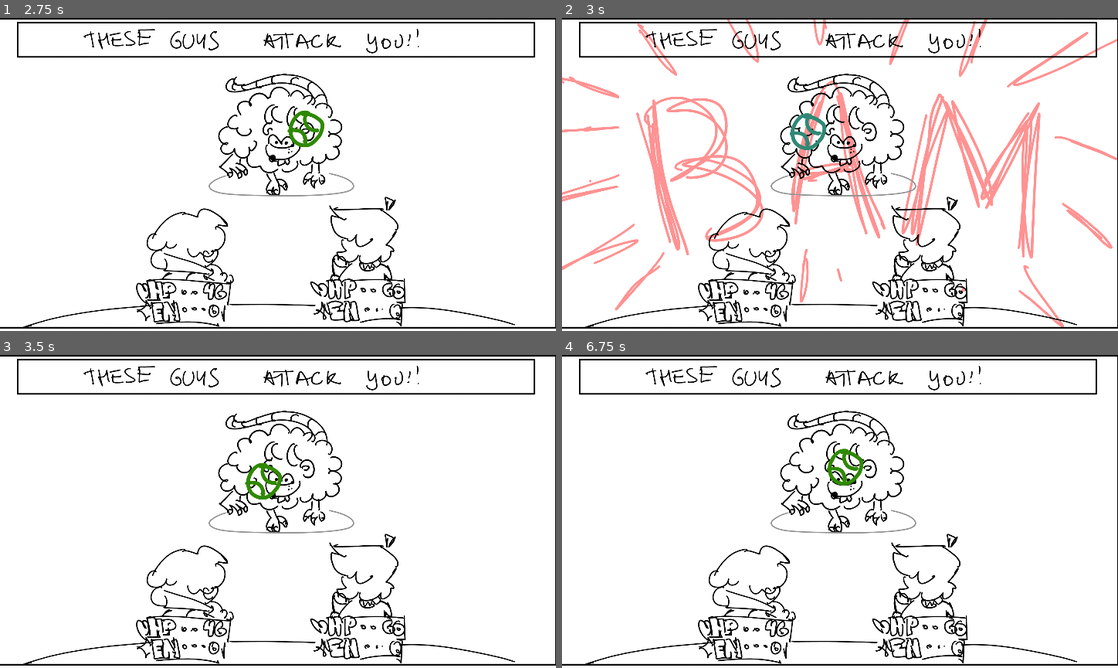
Above: before the commit, frames 1-4 (two rows, left to right).
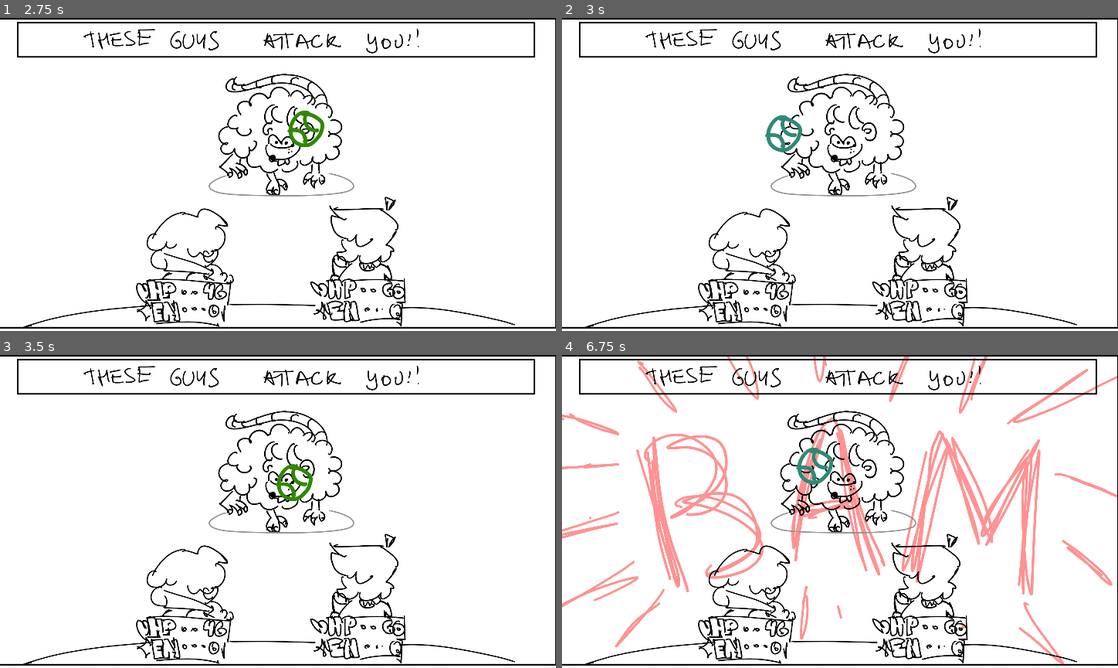
Above: after the commit, the same moments.

Repository: mrpedrobraga/dreamtone_prototypes
Game: Godot game, scene res://BattleScene.tscn
Same seed, same stepped clock (60 frames per second), same inputs: the game is played once before the commit and once after it.
Inputs:
- Up to frame 1 (2.75 s): tap Z (OK) at 0.6, 1.35, 2.1 s
- Up to frame 2 (3 s): tap Z (OK) at 2.85 s
- Up to frame 3 (3.5 s): no input
- Up to frame 4 (6.75 s): tap Z (OK) every 0.75 s from 3.6 to 6.6 s

Frame 1 is identical in both runs. In frame 2, 10% of the frame differs, in the area x 0-100%, y 0-99%; in frame 3, 0.6%; in frame 4, 10%.

Commit message:
feat: Some tiny alterations?

Diff:
--- a/BattleScene.tscn
+++ b/BattleScene.tscn
@@ -74,9 +74,9 @@
 script = ExtResource( 3 )
 
 [node name="Hitbox" type="Control" parent="Attack"]
-margin_left = 25.0
-margin_top = 14.0
-margin_right = 51.0
-margin_bottom = 41.0
+margin_left = 27.0
+margin_top = 20.0
+margin_right = 48.0
+margin_bottom = 38.0
 
 [connection signal="hit" from="Attack" to="." method="_on_Attack_hit"]
Not shown, added: export_presets.cfg
